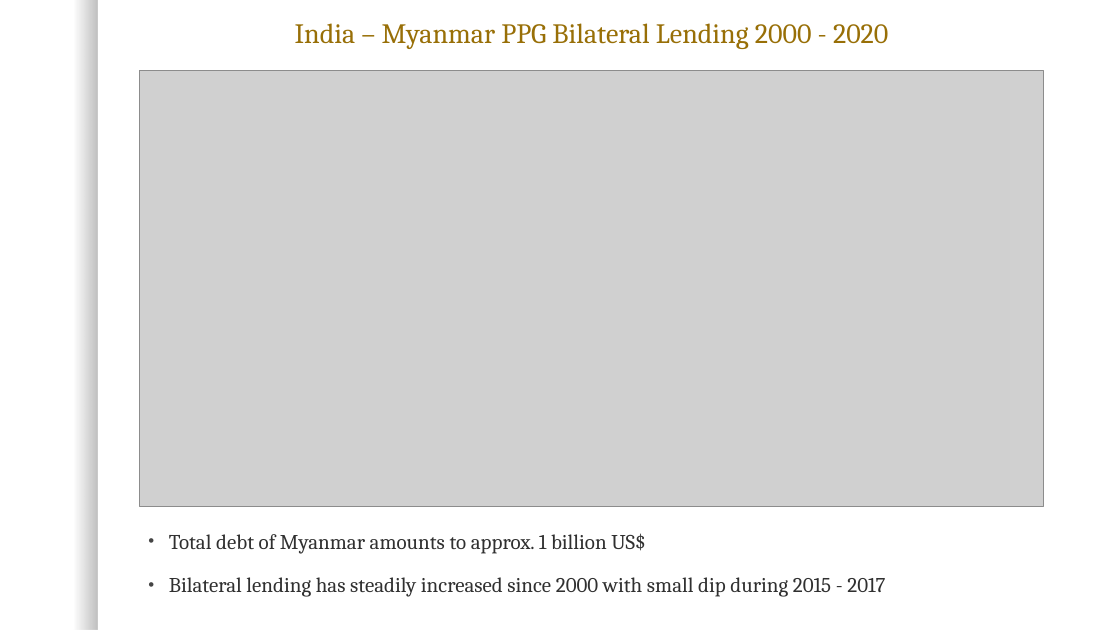
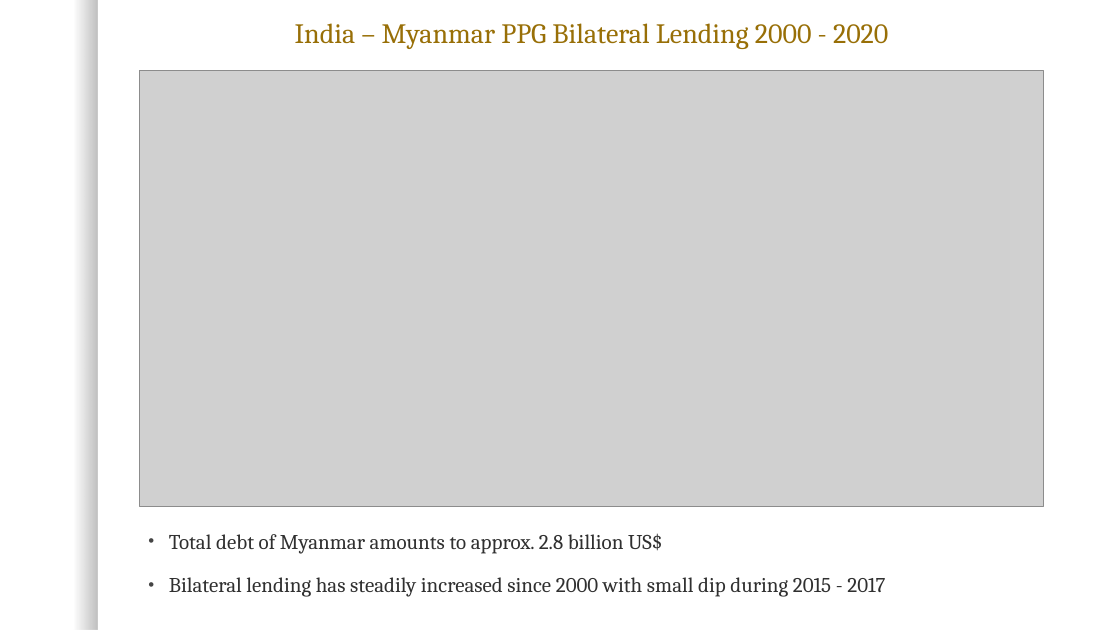
Before and after one commit to heyitsabhijeet/International-Debt-Statistics, a slide deck: slide 10 of India & Neighbours PPG Bilateral Debt Analysis.pptx. Drawn at 1120x630 pixels with LibreOffice and Linux fonts; fonts in the diff are those of the drawing; grey boxes stand for pictures; background and template pictures are left out. Boxes give left, top, right and bottom in pixels: in the first picture for what was removed or moved away, otherwise in the second. Text is boxed around its words. In the diff, an @@ line names an element or a change of style, - is before the commit and + after.

```diff
--- a/India & Neighbours PPG Bilateral Debt Analysis.pptx
+++ b/India & Neighbours PPG Bilateral Debt Analysis.pptx
@@ text at box(169, 533, 663, 554): text changed @@
-• Total debt of Myanmar amounts to approx. 1 billion US$
+• Total debt of Myanmar amounts to approx. 2.8 billion US$
```
Also in this commit, not shown: 4 other slides changed, 1 slide added.
